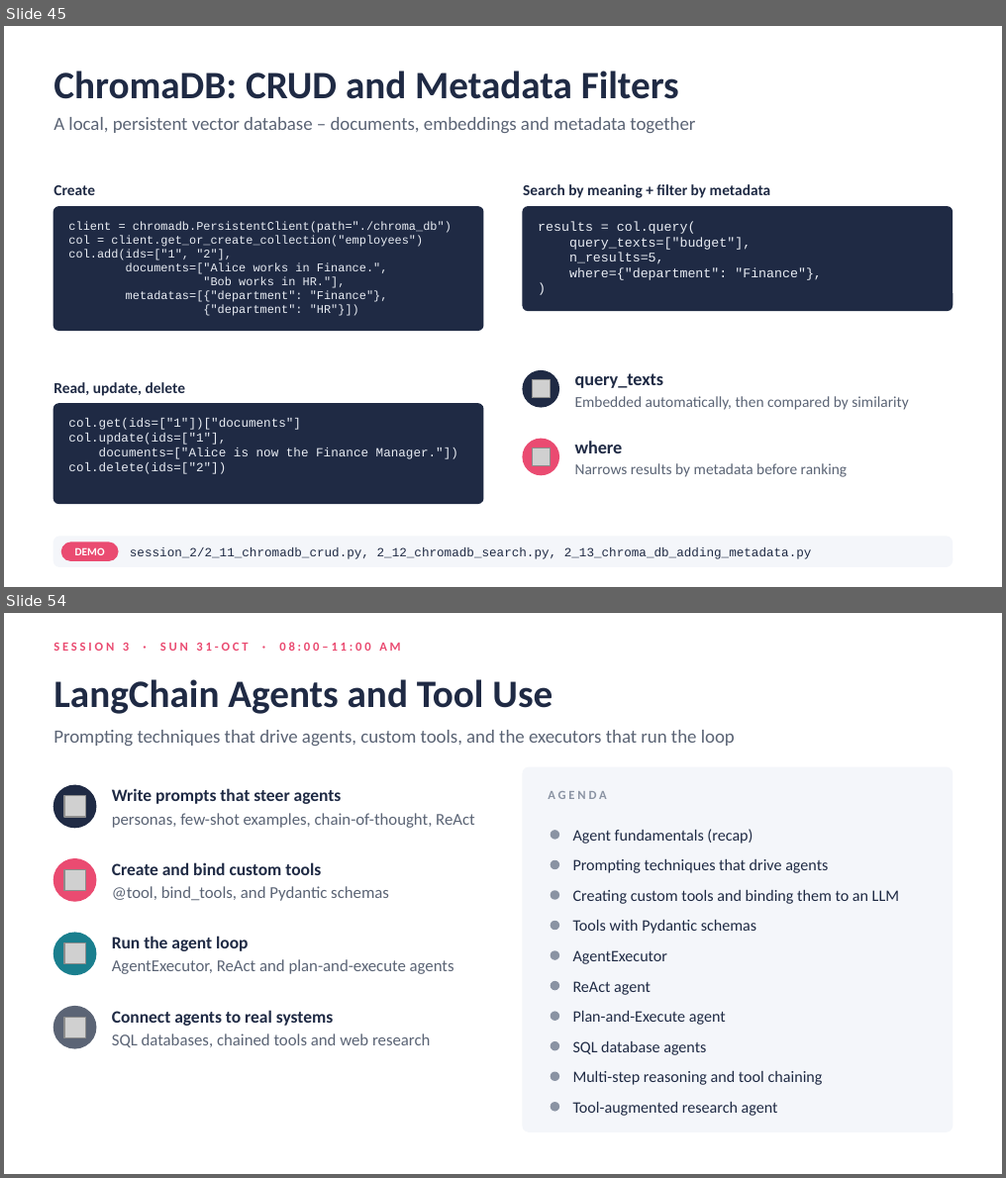
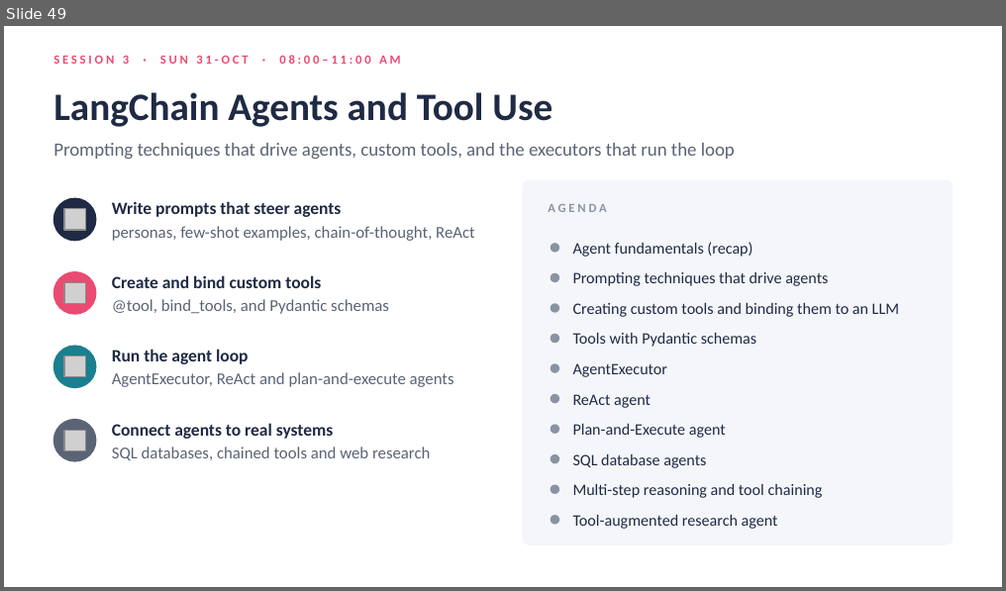
Before and after one commit to atulkahatecdac/agenticai, a slide deck: 16_PGP-Agentic/PGP_Agentic_AI.pptx. Shown one above the other, each under a label of ours: slides 45 and 54 before the commit, slide 49 after it; the slides between them are not shown. The pictures are 1006x1178 and 1006x591 pixels, drawn with LibreOffice and Linux fonts; fonts in the diff are those of the drawing; grey boxes stand for pictures. Boxes give left, top, right and bottom in pixels: in the first picture for what was removed or moved away, otherwise in the second. Text is boxed around its words. In the diff, an @@ line names an element or a change of style, - is before the commit and + after.

```diff
--- a/16_PGP-Agentic/PGP_Agentic_AI.pptx
+++ b/16_PGP-Agentic/PGP_Agentic_AI.pptx
@@ slide 45 removed at box(4, 26, 1002, 587), background #FFFFFF @@
@@ title removed at box(54, 71, 679, 99) @@
-ChromaDB: CRUD and Metadata Filters
@@ text removed at box(54, 117, 695, 133) @@
-A local, persistent vector database – documents, embeddings and metadata together
@@ text removed at box(54, 185, 95, 195) @@
-Create
@@ text removed at box(523, 184, 771, 198) @@
-Search by meaning + filter by metadata
@@ rounded rectangle removed at box(54, 206, 483, 330) @@
@@ text removed at box(68, 221, 451, 316) @@
-client = chromadb.PersistentClient(path="./chroma_db")
-col = client.get_or_create_collection("employees")
-col.add(ids=["1", "2"],
-documents=["Alice works in Finance.",
-"Bob works in HR."],
-metadatas=[{"department": "Finance"},
-{"department": "HR"}])
@@ rounded rectangle removed at box(523, 206, 952, 310) @@
@@ text removed at box(538, 221, 822, 280) @@
-results = col.query(
-query_texts=["budget"],
-n_results=5,
-where={"department": "Finance"},
-)
@@ ellipse removed at box(523, 372, 558, 407) @@
@@ picture removed at box(532, 380, 549, 398) @@
@@ text removed at box(575, 373, 908, 410) @@
-query_texts
-Embedded automatically, then compared by similarity
@@ text removed at box(54, 382, 185, 396) @@
-Read, update, delete
@@ rounded rectangle removed at box(54, 404, 483, 504) @@
@@ text removed at box(68, 418, 458, 474) @@
-col.get(ids=["1"])["documents"]
-col.update(ids=["1"],
-documents=["Alice is now the Finance Manager."])
-col.delete(ids=["2"])
@@ ellipse removed at box(523, 439, 558, 475) @@
@@ text removed at box(575, 441, 846, 477) @@
-where
-Narrows results by metadata before ranking
@@ picture removed at box(532, 448, 549, 467) @@
@@ rounded rectangle removed at box(54, 537, 952, 567) @@
@@ rounded rectangle removed at box(61, 543, 118, 561) @@
@@ text removed at box(75, 548, 105, 556) @@
-DEMO
@@ text removed at box(130, 548, 812, 560) @@
-session_2/2_11_chromadb_crud.py, 2_12_chromadb_search.py, 2_13_chroma_db_adding_metadata.py
@@ what was slide 54 is now slide 49 @@
```
Also in this commit, not shown: 16 slides changed, 2 slides added, 6 other slides removed, 27 other files.
